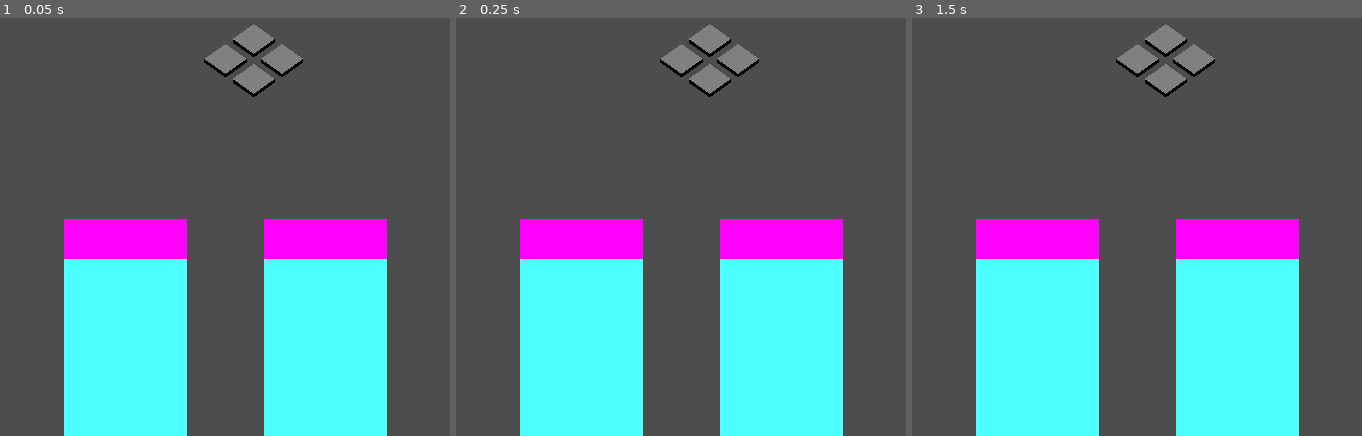
Above: before the commit, frames 1-3 (left to right).
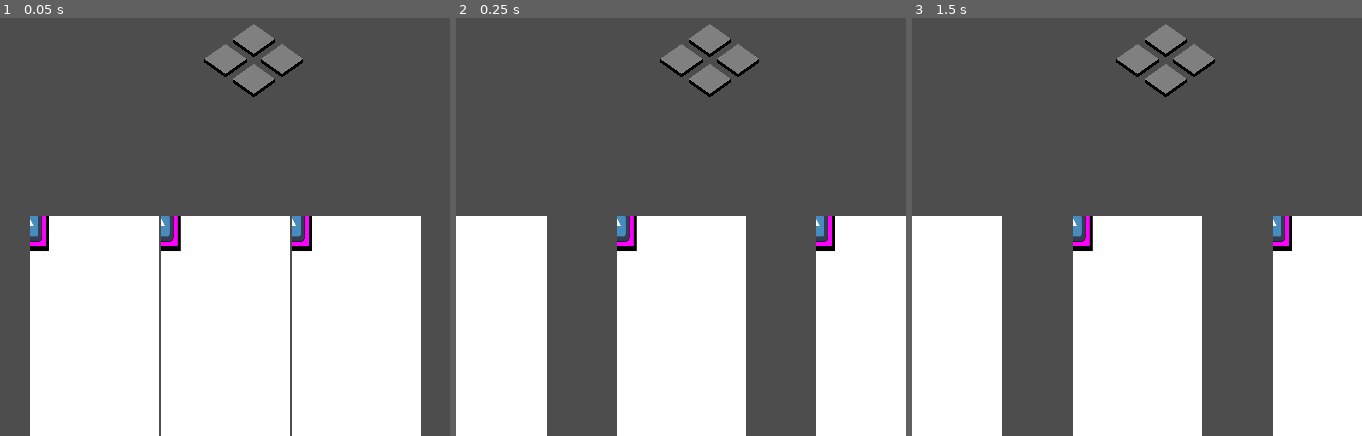
Above: after the commit, the same moments.

Repository: MannyFluss/AlienArchitect
Game: Godot game, scene res://main.tscn
Two runs of this game, one before a commit and one after it. Both use one fixed random seed, a clock stepped at 60 frames per second and the inputs below. The engine's default icon, where the game draws it, is replaced by a stand-in: a white triangle on a blue panel in a dark square.
Inputs (mouse positions are in pixels of both pictures, inside the frame that each line leads up to):
- Up to frame 1 (0.05 s): no input
- Up to frame 2 (0.25 s): no input
- Up to frame 3 (1.5 s): move the mouse to (outside the picture) at 0.52 s; press the mouse at (outside the picture) at 0.53 s; tap Enter at 1.25 s; move the mouse to (1047, 76) at 1.27 s; release the mouse at (1047, 76) at 1.28 s; click (1047, 76) at 1.35 s

The runs differ from the first frame. In frame 1, 46% of the frame differs, in the area x 6-94%, y 47-100%; in frame 2, 52%, in the area x 0-100%, y 47-100%; in frame 3, 52%.

Commit message:
working on card fucked it up

Diff:
--- a/Prefabs/AbstractBuilding/AbstractBuilding.tscn
+++ b/Prefabs/AbstractBuilding/AbstractBuilding.tscn
@@ -1,10 +1,18 @@
-[gd_scene load_steps=3 format=3 uid="uid://dyil3yiwnphow"]
+[gd_scene load_steps=5 format=3 uid="uid://dyil3yiwnphow"]
 
 [ext_resource type="Script" path="res://Prefabs/AbstractBuilding/AbstractBuilding.gd" id="1_q0j8q"]
 [ext_resource type="PackedScene" uid="uid://cwq8d3hh6hvoh" path="res://Misc/PlaceHolderLight.tscn" id="2_84gun"]
+[ext_resource type="Script" path="res://Scripts/BuildingResource.gd" id="2_tm6hc"]
+
+[sub_resource type="Resource" id="Resource_3loj2"]
+script = ExtResource("2_tm6hc")
+name = "default name"
+description = "default description"
+bluePrintCost = 0
 
 [node name="AbstractBuilding" type="Node3D"]
 script = ExtResource("1_q0j8q")
+myResource = SubResource("Resource_3loj2")
 
 [node name="Models" type="Node3D" parent="."]
 
--- a/Prefabs/Card/Card.gd
+++ b/Prefabs/Card/Card.gd
@@ -6,6 +6,7 @@
 	IN_HAND,
 	CURRENTLY_SELECTED,
 	DELETING,
+	IN_DECK,
 }
 
 var myStatus : cardStatus = cardStatus.UNKNOWN
@@ -14,14 +15,24 @@
 @export
 var myBuildingScene : PackedScene
 
+
+
+
+
 func _ready() -> void:
 	var myBuildingInstance : Building = myBuildingScene.instantiate() as Building
 	if myBuildingInstance is Building:
 		myBuildingInstance.queue_free()
+
 	else:
 		push_error("myBuildingScene is not set properly.")
 	#$CanvasLayer/CardGraphics/SubViewportContainer/SubViewport/Control/ColorRect.color = Color(randf(),randf(),randf())
 	#$CanvasLayer/CardGraphics/SubViewportContainer/SubViewport/Control/ColorRect/ColorRect.color = Color(randf(),randf(),randf())
+
+
+func setCardGraphics()->void:
+
+	pass
 
 #implement animation here for destruction
 func destroy()->void:
@@ -53,8 +64,14 @@
 	unhighlight()
 	myStatus = cardStatus.CURRENTLY_SELECTED
 
-func addCardToHand(hand : Hbox3D)->void:
-	reparent(hand)
+
+#this is moving the card
+func addToHand(hand : Hbox3D)->void:
+	if is_inside_tree():
+		reparent(hand)
+	else:
+		hand.add_child(self)
+		#hand.addCardToHand(self)
 	myStatus = cardStatus.IN_HAND
 	unhighlight()
 
--- a/Prefabs/Card/Card.tscn
+++ b/Prefabs/Card/Card.tscn
@@ -1,7 +1,9 @@
-[gd_scene load_steps=5 format=3 uid="uid://b5yxhsujeibu3"]
+[gd_scene load_steps=7 format=3 uid="uid://b5yxhsujeibu3"]
 
 [ext_resource type="Script" path="res://Prefabs/Card/Card.gd" id="1_20rij"]
 [ext_resource type="PackedScene" uid="uid://bn5a5cek0cgqp" path="res://Prefabs/Buildings/DefaultBuilding/DefaultBuilding.tscn" id="2_qxxl1"]
+[ext_resource type="Theme" uid="uid://bkq2pnxp0ut4o" path="res://Prefabs/Card/CardTheme.tres" id="3_5dngo"]
+[ext_resource type="Texture2D" uid="uid://c3ni86xvc1n1p" path="res://icon.svg" id="4_yuo5t"]
 
 [sub_resource type="BoxShape3D" id="BoxShape3D_n37pt"]
 size = Vector3(6, 12, 1)
@@ -30,6 +32,7 @@
 anchor_bottom = 1.0
 grow_horizontal = 2
 grow_vertical = 2
+theme = ExtResource("3_5dngo")
 
 [node name="SubViewportContainer" type="SubViewportContainer" parent="CanvasLayer/CardGraphics"]
 layout_mode = 1
@@ -52,17 +55,25 @@
 anchor_bottom = 1.0
 grow_horizontal = 2
 grow_vertical = 2
-
-[node name="ColorRect" type="ColorRect" parent="CanvasLayer/CardGraphics/SubViewportContainer/SubViewport/Control"]
-visible = false
-layout_mode = 1
-anchors_preset = 15
-anchor_right = 1.0
-anchor_bottom = 1.0
-grow_horizontal = 2
-grow_vertical = 2
-
-[node name="MarginContainer" type="MarginContainer" parent="CanvasLayer/CardGraphics/SubViewportContainer/SubViewport/Control"]
+theme = ExtResource("3_5dngo")
+
+[node name="BackGround" type="Control" parent="CanvasLayer/CardGraphics/SubViewportContainer/SubViewport/Control"]
+layout_mode = 1
+anchors_preset = 15
+anchor_right = 1.0
+anchor_bottom = 1.0
+grow_horizontal = 2
+grow_vertical = 2
+
+[node name="Border" type="ColorRect" parent="CanvasLayer/CardGraphics/SubViewportContainer/SubViewport/Control/BackGround"]
+layout_mode = 1
+anchors_preset = 15
+anchor_right = 1.0
+anchor_bottom = 1.0
+grow_horizontal = 2
+grow_vertical = 2
+
+[node name="MarginContainer" type="MarginContainer" parent="CanvasLayer/CardGraphics/SubViewportContainer/SubViewport/Control/BackGround"]
 layout_mode = 1
 anchors_preset = 15
 anchor_right = 1.0
@@ -74,18 +85,122 @@
 theme_override_constants/margin_right = 15
 theme_override_constants/margin_bottom = 15
 
+[node name="ColorRect" type="ColorRect" parent="CanvasLayer/CardGraphics/SubViewportContainer/SubViewport/Control/BackGround/MarginContainer"]
+visible = false
+layout_mode = 2
+color = Color(0.301961, 1, 1, 1)
+
+[node name="ColorRect" type="ColorRect" parent="CanvasLayer/CardGraphics/SubViewportContainer/SubViewport/Control/BackGround/MarginContainer/ColorRect"]
+visible = false
+custom_minimum_size = Vector2(0, 200)
+layout_mode = 1
+anchors_preset = 10
+anchor_right = 1.0
+grow_horizontal = 2
+color = Color(1, 0, 1, 1)
+
+[node name="Control" type="Control" parent="CanvasLayer/CardGraphics/SubViewportContainer/SubViewport/Control"]
+layout_mode = 2
+anchors_preset = 0
+grow_horizontal = 2
+grow_vertical = 2
+
+[node name="MarginContainer" type="MarginContainer" parent="CanvasLayer/CardGraphics/SubViewportContainer/SubViewport/Control/Control"]
+layout_mode = 1
+anchors_preset = 15
+anchor_right = 1.0
+anchor_bottom = 1.0
+grow_horizontal = 2
+grow_vertical = 2
+theme_override_constants/margin_left = 20
+theme_override_constants/margin_top = 20
+theme_override_constants/margin_right = 20
+theme_override_constants/margin_bottom = 20
+
+[node name="ColorRect" type="ColorRect" parent="CanvasLayer/CardGraphics/SubViewportContainer/SubViewport/Control/Control/MarginContainer"]
+layout_mode = 2
+color = Color(0, 0, 0, 1)
+
+[node name="VBoxContainer" type="VBoxContainer" parent="CanvasLayer/CardGraphics/SubViewportContainer/SubViewport/Control/Control/MarginContainer"]
+custom_minimum_size = Vector2(62.315, 141.91)
+layout_mode = 2
+alignment = 1
+
+[node name="TitleContainer" type="MarginContainer" parent="CanvasLayer/CardGraphics/SubViewportContainer/SubViewport/Control/Control/MarginContainer/VBoxContainer"]
+custom_minimum_size = Vector2(0, 100)
+layout_mode = 2
+size_flags_vertical = 3
+theme_override_constants/margin_left = 15
+theme_override_constants/margin_top = 15
+theme_override_constants/margin_right = 15
+theme_override_constants/margin_bottom = 15
+
+[node name="DebugColor" type="ColorRect" parent="CanvasLayer/CardGraphics/SubViewportContainer/SubViewport/Control/Control/MarginContainer/VBoxContainer/TitleContainer"]
+layout_mode = 2
+color = Color(1, 0, 1, 1)
+
+[node name="TitleLabel" type="RichTextLabel" parent="CanvasLayer/CardGraphics/SubViewportContainer/SubViewport/Control/Control/MarginContainer/VBoxContainer/TitleContainer"]
+layout_mode = 2
+theme = ExtResource("3_5dngo")
+bbcode_enabled = true
+text = "[center]Title
+"
+
+[node name="ArtContainer" type="MarginContainer" parent="CanvasLayer/CardGraphics/SubViewportContainer/SubViewport/Control/Control/MarginContainer/VBoxContainer"]
+custom_minimum_size = Vector2(0, 235.835)
+layout_mode = 2
+size_flags_vertical = 3
+size_flags_stretch_ratio = 3.0
+theme_override_constants/margin_left = 15
+theme_override_constants/margin_top = 15
+theme_override_constants/margin_right = 15
+theme_override_constants/margin_bottom = 15
+
+[node name="DebugColor" type="ColorRect" parent="CanvasLayer/CardGraphics/SubViewportContainer/SubViewport/Control/Control/MarginContainer/VBoxContainer/ArtContainer"]
+layout_mode = 2
+color = Color(1, 0, 1, 1)
+
+[node name="TextureContainer" type="MarginContainer" parent="CanvasLayer/CardGraphics/SubViewportContainer/SubViewport/Control/Control/MarginContainer/VBoxContainer/ArtContainer"]
+layout_mode = 2
+theme_override_constants/margin_left = 20
+theme_override_constants/margin_top = 20
+theme_override_constants/margin_right = 20
+theme_override_constants/margin_bottom = 20
+
+[node name="TextureRect" type="TextureRect" parent="CanvasLayer/CardGraphics/SubViewportContainer/SubViewport/Control/Control/MarginContainer/VBoxContainer/ArtContainer/TextureContainer"]
+custom_minimum_size = Vector2(0, 136.61)
+layout_mode = 2
+texture = ExtResource("4_yuo5t")
+
+[node name="TextContainer" type="MarginContainer" parent="CanvasLayer/CardGraphics/SubViewportContainer/SubViewport/Control/Control/MarginContainer/VBoxContainer"]
+layout_mode = 2
+size_flags_vertical = 3
+size_flags_stretch_ratio = 3.0
+theme_override_constants/margin_left = 10
+theme_override_constants/margin_right = 10
+theme_override_constants/margin_bottom = 10
+
+[node name="DebugColor" type="ColorRect" parent="CanvasLayer/CardGraphics/SubViewportContainer/SubViewport/Control/Control/MarginContainer/VBoxContainer/TextContainer"]
+layout_mode = 2
+color = Color(1, 0, 1, 1)
+
+[node name="RichTextLabel" type="RichTextLabel" parent="CanvasLayer/CardGraphics/SubViewportContainer/SubViewport/Control/Control/MarginContainer/VBoxContainer/TextContainer"]
+layout_mode = 2
+text = "this is some text that is a test lalalalalala"
+
+[node name="MarginContainer" type="MarginContainer" parent="CanvasLayer/CardGraphics/SubViewportContainer/SubViewport/Control"]
+layout_mode = 1
+anchors_preset = 1
+anchor_left = 1.0
+anchor_right = 1.0
+offset_left = -608.0
+offset_bottom = 1112.0
+grow_horizontal = 0
+
 [node name="ColorRect" type="ColorRect" parent="CanvasLayer/CardGraphics/SubViewportContainer/SubViewport/Control/MarginContainer"]
-custom_minimum_size = Vector2(102.905, 0)
-layout_mode = 2
-color = Color(0.301961, 1, 1, 1)
-
-[node name="ColorRect" type="ColorRect" parent="CanvasLayer/CardGraphics/SubViewportContainer/SubViewport/Control/MarginContainer/ColorRect"]
-custom_minimum_size = Vector2(0, 200)
-layout_mode = 1
-anchors_preset = 10
-anchor_right = 1.0
-grow_horizontal = 2
-color = Color(1, 0, 1, 1)
+visible = false
+custom_minimum_size = Vector2(0.235, 0)
+layout_mode = 2
 
 [node name="SpotLight3D" type="SpotLight3D" parent="."]
 transform = Transform3D(1, 0, 0, 0, 0.835107, 0.550087, 0, -0.550087, 0.835107, 0, 9.33272, 10.8202)
--- /dev/null
+++ b/Prefabs/Card/CardTheme.tres
@@ -0,0 +1,4 @@
+[gd_resource type="Theme" format=3 uid="uid://bkq2pnxp0ut4o"]
+
+[resource]
+RichTextLabel/font_sizes/normal_font_size = 50
--- a/Prefabs/Deck/Deck.gd
+++ b/Prefabs/Deck/Deck.gd
@@ -1,14 +1,25 @@
-extends Node
+extends Node3D
 
 #gotta rethink this too tired atm
 var baseCard : PackedScene= preload("res://Prefabs/Card/Card.tscn")
-@export
-var myCards : Array[BuildingResource]
 
 #this might need to be reworked later?
 @export
 var myHand : PlayerHand
+
+var debugBuilding : PackedScene = preload("res://Prefabs/Buildings/DefaultBuilding/DefaultBuilding.tscn")
+
 #make a resource/json for large amounts of cards to save
+
+
+func _ready() -> void:
+	addCardToDeck(generateCard(debugBuilding))
+	addCardToDeck(generateCard(debugBuilding))
+	addCardToDeck(generateCard(debugBuilding))
+
+	drawRandomCardToHand()
+	drawRandomCardToHand()
+	drawRandomCardToHand()
 
 func drawRandomCardToHand()->void:
 	if emptyDeck(): return
@@ -17,23 +28,34 @@
 		return
 
 	var cardToDraw : Card = drawCard()
-
 	myHand.addCardToHand(cardToDraw)
 
 
+#side effect, random_child is now an orphan
 func drawCard()->Card:
 	assert(not emptyDeck(),"deck is empty cannot draw card")
-	var toReturn : BuildingResource = myCards.pick_random()
-	myCards.erase(toReturn)
-	return null
+	var child_count:int = $Cards.get_child_count() # Get the total number of child nodes
 
+	var random_index:int = randi() % child_count # Generate a random index
+	var random_child:Card = $Cards.get_child(random_index)
+	$Cards.remove_child(random_child)
 
+	return random_child
 
+func generateDeckDebug()->void:
+	clearDeck()
 
-
-
-
-
+func clearDeck()->void:
+	for child in $Cards.get_children():
+		child.queue_free()
 
 func emptyDeck()->bool:
-	return myCards.size()==0
+	return $Cards.get_child_count()==0
+
+func addCardToDeck(toAdd : Card)->void:
+	$Cards.add_child(toAdd)
+
+#it might be bad to do this checking performance wise, can smoothen later
+func generateCard(buildingScene:PackedScene)->Card:
+
+	return CardUtility.generateCard(buildingScene)
--- a/Prefabs/Deck/Deck.tscn
+++ b/Prefabs/Deck/Deck.tscn
@@ -2,5 +2,7 @@
 
 [ext_resource type="Script" path="res://Prefabs/Deck/Deck.gd" id="1_56lyh"]
 
-[node name="Deck" type="Node"]
+[node name="Deck" type="Node3D"]
 script = ExtResource("1_56lyh")
+
+[node name="Cards" type="Node3D" parent="."]
--- a/Prefabs/PlayerHand/PlayerHand.gd
+++ b/Prefabs/PlayerHand/PlayerHand.gd
@@ -6,6 +6,7 @@
 
 
 
+
 func addCardToHand(card : Card)->void:
-	card.addCardToHand($Spacer)
+	card.addToHand($Spacer)
 	emit_signal("cardAddedToHand",card)
--- /dev/null
+++ b/Scripts/AutoLoads/CardUtility/CardUtility.gd
@@ -0,0 +1,18 @@
+extends Node
+
+
+var baseCard : PackedScene= preload("res://Prefabs/Card/Card.tscn")
+
+#note card will be an orphan
+#add modules to cards based off buildingScene possible.
+func generateCard(buildingScene:PackedScene)->Card:
+
+
+	var newBuilding : Building = buildingScene.instantiate() as Building
+	assert(newBuilding!=null,"buildingScene is not building")
+	newBuilding.queue_free()
+	var newCard : Card = baseCard.instantiate() as Card
+	assert(newCard!=null,"cardScene is not card")
+
+	newCard.myBuildingScene = buildingScene
+	return newCard
--- /dev/null
+++ b/Scripts/AutoLoads/CardUtility/CardUtility.tscn
@@ -0,0 +1,6 @@
+[gd_scene load_steps=2 format=3 uid="uid://cl2dyjq4v2viq"]
+
+[ext_resource type="Script" path="res://Scripts/AutoLoads/CardUtility/CardUtility.gd" id="1_kqyuw"]
+
+[node name="CardUtility" type="Node"]
+script = ExtResource("1_kqyuw")
--- a/Scripts/BuildingResource.gd
+++ b/Scripts/BuildingResource.gd
@@ -11,7 +11,5 @@
 @export
 var bluePrintCost : int = 0
 
-
-
 @export
 var Model : PackedScene
--- a/main.tscn
+++ b/main.tscn
@@ -1,8 +1,7 @@
-[gd_scene load_steps=6 format=3 uid="uid://dxhmnt6o3jvqy"]
+[gd_scene load_steps=5 format=3 uid="uid://dxhmnt6o3jvqy"]
 
 [ext_resource type="PackedScene" uid="uid://bqmmvuexkrbkr" path="res://Prefabs/Board/Board.tscn" id="1_nqvc6"]
 [ext_resource type="PackedScene" uid="uid://dmi76x3hc2fqj" path="res://Prefabs/PlayerController/PlayerController.tscn" id="2_5tk2g"]
-[ext_resource type="PackedScene" uid="uid://b5yxhsujeibu3" path="res://Prefabs/Card/Card.tscn" id="3_grpf4"]
 [ext_resource type="Script" path="res://Scripts/GameState.gd" id="4_pnmwi"]
 [ext_resource type="PackedScene" uid="uid://n8elk0lcudtf" path="res://Prefabs/Deck/Deck.tscn" id="5_ajpj8"]
 
@@ -19,16 +18,12 @@
 [node name="IsometricCamera" parent="PlayerController" index="0"]
 current = true
 
-[node name="Card" parent="PlayerController/PlayerHand/Spacer" index="0" instance=ExtResource("3_grpf4")]
-transform = Transform3D(1, 0, 0, 0, 1, 0, 0, 0, 1, -5, 0, 0)
-
-[node name="Card2" parent="PlayerController/PlayerHand/Spacer" index="1" instance=ExtResource("3_grpf4")]
-transform = Transform3D(1, 0, 0, 0, 1, 0, 0, 0, 1, 5, 0, 0)
-
 [node name="GameState" type="Node" parent="."]
 script = ExtResource("4_pnmwi")
 
-[node name="Deck" parent="." instance=ExtResource("5_ajpj8")]
+[node name="Deck" parent="." node_paths=PackedStringArray("myHand") instance=ExtResource("5_ajpj8")]
+transform = Transform3D(1, 0, 0, 0, 1, 0, 0, 0, 1, -17.3255, 24.6964, 82.0176)
+myHand = NodePath("../PlayerController/PlayerHand")
 
 [node name="LevelUI" type="CanvasLayer" parent="."]
 layer = -1
--- a/project.godot
+++ b/project.godot
@@ -14,6 +14,10 @@
 run/main_scene="res://main.tscn"
 config/features=PackedStringArray("4.2", "Mobile")
 config/icon="res://icon.svg"
+
+[autoload]
+
+CardUtility="*res://Scripts/AutoLoads/CardUtility/CardUtility.tscn"
 
 [debug]
 
Not shown, added: Scripts/AutoLoads/CommandLine/TODO.txt
